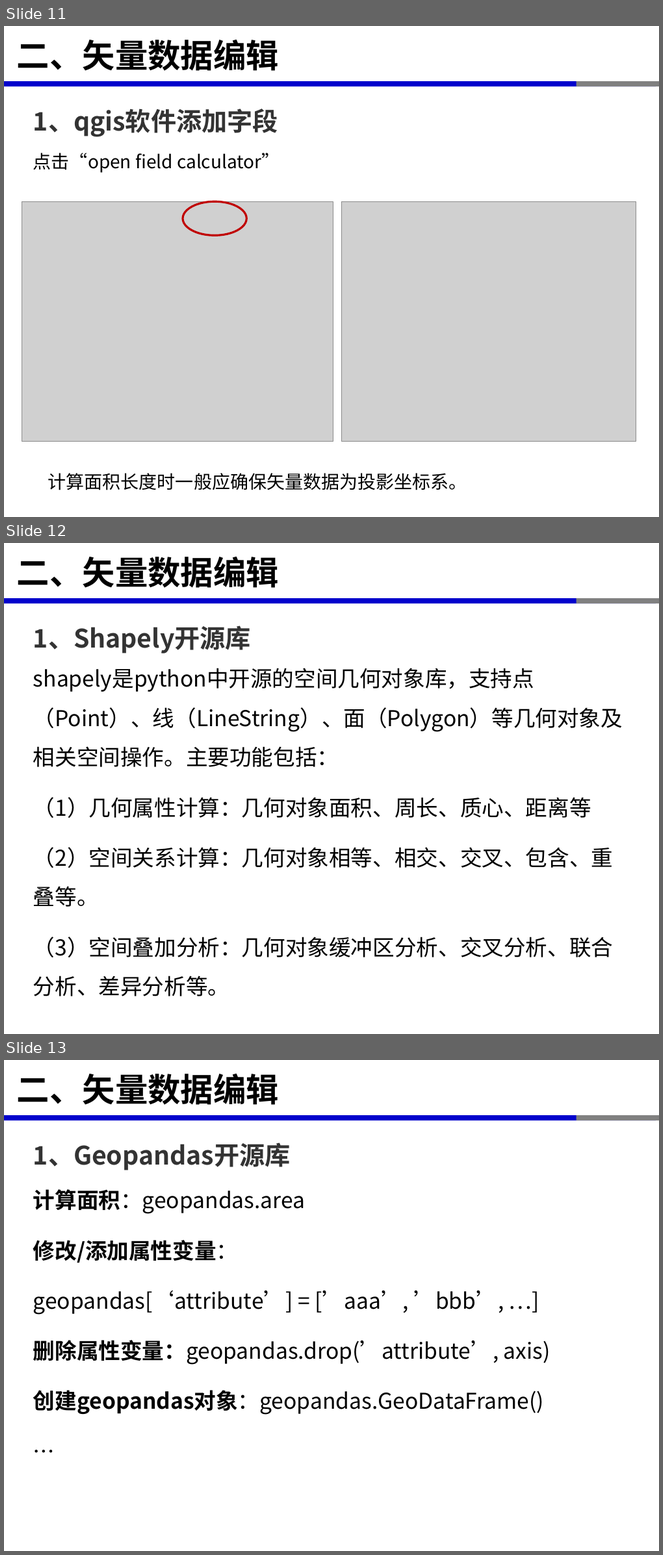
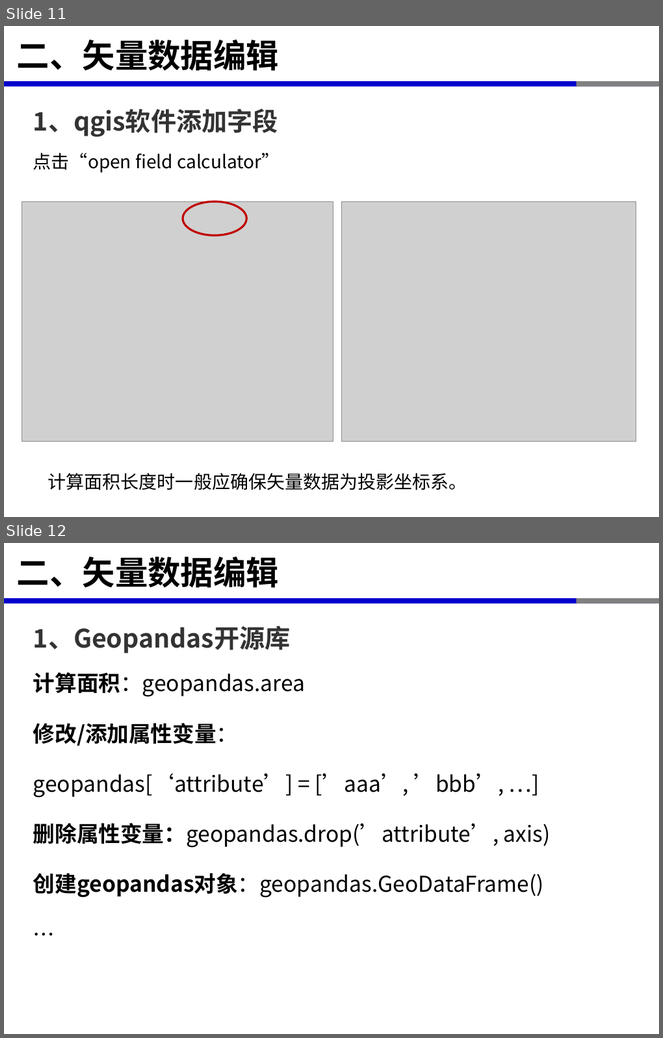
Before and after one commit to xinluo2018/spatial-data-course, a slide deck: 第3章-空间数据读写-8学时/第1节-矢量数据读写.pptx. Shown one above the other, each under a label of ours: slides 11, 12 and 13 before the commit, slides 11 and 12 after it. The pictures are 663x1555 and 663x1038 pixels, drawn with LibreOffice and Linux fonts; fonts in the diff are those of the drawing; grey boxes stand for pictures. Boxes give left, top, right and bottom in pixels: in the first picture for what was removed or moved away, otherwise in the second. Text is boxed around its words. In the diff, an @@ line names an element or a change of style, - is before the commit and + after.

```diff
--- a/第3章-空间数据读写-8学时/第1节-矢量数据读写.pptx
+++ b/第3章-空间数据读写-8学时/第1节-矢量数据读写.pptx
@@ slide 12 removed at <box>4,543,659,1034</box>, background #FFFFFF; not listed: 3 template elements that a slide beside it also shows @@
@@ title removed at <box>17,557,279,588</box> @@
-二、矢量数据编辑
@@ text removed at <box>33,626,251,653</box> @@
-1、Shapely开源库
@@ text removed at <box>33,668,623,997</box> @@
-shapely是python中开源的空间几何对象库，支持点（Point）、线（LineString）、面（Polygon）等几何对象及相关空间操作。主要功能包括：
-（1）几何属性计算：几何对象面积、周长、质心、距离等
-（2）空间关系计算：几何对象相等、相交、交叉、包含、重叠等。
-（3）空间叠加分析：几何对象缓冲区分析、交叉分析、联合分析、差异分析等。
@@ what was slide 13 is now slide 12 @@
```
Also in this commit, not shown: 16 other files.
